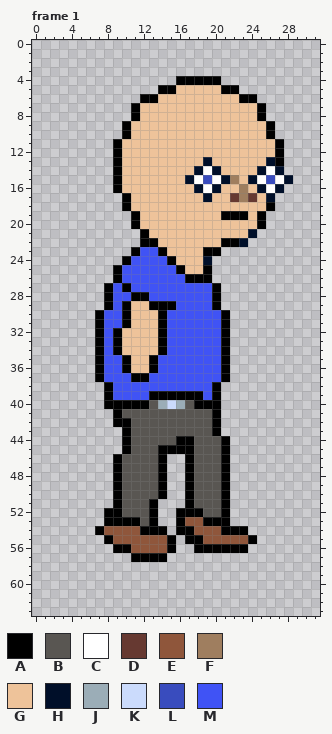
Two versions of one pixel-art file, Corona Game Art/human_asprite.aseprite. Above, as it was before the edit.
32x64 pixels, 2 frames. Shown: frame 1. The commit also changed other frames, which this record leaves out.
Visible layers, top first: "right arm", "legs", "body", "Face", "head".
Palette (. is transparent): A #000000  B #595652  C #ffffff  D #663931  E #8f563b  F #9f7e5f  G #eec39a  H #000f29  J #9badb7  K #cbdbfc  L #394cbe  M #4053f5
Pixels before, frame 1, first column x 7:
 4 .........AAAAA........
 5 .......AAGGGGGAA......
 6 .....AAGGGGGGGGGAA....
 7 ....AGGGGGGGGGGGGGA...
 8 ....AGGGGGGGGGGGGGA...
 9 ...AGGGGGGGGGGGGGGGA..
10 ...AGGGGGGGGGGGGGGGA..
11 ..AGGGGGGGGGGGGGGGGGA.
12 ..AGGGGGGGGGGGGGGGGGA.
13 ..AGGGGGGGGGHGGGGGGHA.
14 ..AGGGGGGGGHCHGGGGHCH.
15 ..AGGGGGGGHCLCHFGHCLCH
16 ..AGGGGGGGGHCHGGFGHCH.
17 ...AGGGGGGGGHGGDFDGH..
18 ...AGGGGGGGGGGGGGGGA..
19 ....AGGGGGGGGGAAAGA...
20 ....AGGGGGGGGGGGGGA...
21 .....AGGGGGGGGGGGH....
22 .....AAGGGGGGGAAH.....
23 ....AMMAGGGGAA........
24 ...AMMMMAGGGH.........
25 ..AMMMMMMAGGA.........
26 ..AMMMMMMMAAA.........
27 .AMAMMMMMMMMMA........
28 .AMMAAMMMMMMMA........
29 .AMAGGAAAMMMMA........
30 AMMAGGGAMMMMMMA.......
31 AMMAGGGAMMMMMMA.......
32 AMAGGGGAMMMMMMA.......
33 AMAGGGGAMMMMMMA.......
34 AMAGGGGAMMMMMMA.......
35 AMMAGGAMMMMMMMA.......
36 AMMAGGAMMMMMMMA.......
37 AMMMAAMMMMMMMMA.......
38 .AMMMMMMMMMMMA........
39 .AMMMMAAAAAAMA........
40 .AAAAABJKJBAAA........
41 ..ABBBBBBBBBBA........
42 ..AABBBBBBBBBA........
43 ...ABBBBBBBBBA........
44 ...ABBBBBAABBBA.......
45 ...ABBBAAAABBBA.......
46 ..ABBBBA..ABBBA.......
47 ..ABBBBA..ABBBA.......
48 ..ABBBBA..ABBBA.......
49 ..ABBBBA..ABBBA.......
50 ..ABBBBA..ABBBA.......
51 ..ABBBA...ABBBA.......
52 .AABBBA..AAABBA.......
53 .AAAABA..AEEAAA.......
54 AEEEEAAA.AAEEEAAA.....
55 .AEEEEEEA.AAEEEEEA....
56 ..AAEEEEA..AAAAAA.....
57 ....AAAA..............
After:
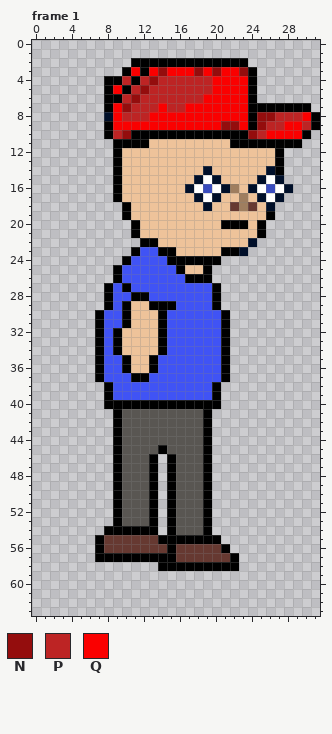
Colours new in this view: N #940d0d  P #bd2424  Q #fa0000
Changes in this commit:
layer "Left Leg" added
layer "Right Leg" added
layer "Red Hat" now shown
layer "legs" removed
Frame 1:
y 2: x 11..23 ............. -> AAAAAAAAAAAAA
y 3: x 10..24 ............... -> AQAQNQQQNQNQQNA
y 4: x 8..24 ........AAAAA.... -> AAPAPNPPPPPPQQQQA
y 5: x 8..24 ......AAGGGGGAA.. -> AQAPNPPPPPPPQQQQA
y 6: x 8..23 ....AAGGGGGGGGGA -> AAPNPPPPPPPQQQQQ
y 7: x 8..24 ...AGGGGGGGGGGGGG -> AQNPPPQPPQQQQQQQA; x 26..30 ..... -> AAAAA
y 8: x 8..31 ...AGGGGGGGGGGGGGA...... -> HQPPPQQQQQQQQQQQANNPPPQA
y 9: x 8..31 ..AGGGGGGGGGGGGGGGA..... -> AQQQQQQQQQQQQNNQANPPQQPA
y 10: x 8..30 ..AGGGGGGGGGGGGGGGA.... -> APNAAAAAAAAAAAAANPQQQQA
y 11: x 10..12 GGG -> AAA; x 22..26 GGGGG -> AAAAA; x 28..29 .. -> AA
y 13: x 19 H -> G; x 26 H -> G
y 14: x 18..20 HCH -> GHG; x 25..27 HCH -> GHA
y 15: x 17..22 HCLCHF -> GHCHGG; x 24..28 HCLCH -> GHCH.
y 16: x 17..28 GHCHGGFGHCH. -> HCLCHFGHCLCH
y 17: x 9..10 .A -> AG; x 18..20 GHG -> HCH; x 22 D -> G; x 24..27 DGH. -> GHCH
y 18: x 19 G -> H; x 22..24 GGG -> DFD; x 26 A -> H
y 19: x 10..11 .A -> AG; x 21..23 AAA -> GGG; x 25..26 A. -> GA
y 20: x 21..23 GGG -> AAA
y 21: x 11..12 .A -> AG; x 24..25 H. -> GA
y 22: x 21..24 AAH. -> GGGH
y 23: x 15 G -> A; x 19..23 AA... -> GGAAH
y 24: x 16..20 GGGH. -> AAAAA
y 39: x 13..18 AAAAAA -> MMMMMM
y 40: x 13..17 BJKJB -> AAAAA
y 41: x 19..20 BA -> A.
y 42: x 10 A -> B; x 19..20 BA -> A.
y 43: x 9..10 .A -> AB; x 19..20 BA -> A.
y 44: x 9..10 .A -> AB; x 16..17 AA -> BB; x 19..21 BBA -> A..
y 45: x 9..10 .A -> AB; x 15..17 AAA -> BBB; x 19..21 BBA -> A..
y 46..50: x 13..17 BA..A -> A.ABB; x 19..21 BBA -> A..
y 51: x 15..17 ..A -> ABB; x 19..21 BBA -> A..
y 52: x 8 A -> .; x 15..21 .AAABBA -> ABBBA..
y 53: x 8 A -> .; x 10..11 AA -> BB; x 15..18 .AEE -> ABBB; x 20..21 AA -> ..
y 54: x 7..11 AEEEE -> .AAAA; x 14..23 A.AAEEEAAA -> .ABBBA....
y 55: x 7..14 .AEEEEEE -> ADDDDDDA; x 16 . -> A; x 19..24 EEEEEA -> AA....
y 56: x 7..14 ..AAEEEE -> ADDDDDDD; x 16..20 ..AAA -> DDDDD; x 22..23 AA -> ..
y 57: x 7..10 .... -> AAAA; x 15..22 ........ -> ADDDDDDA
y 58: x 14..22 ......... -> AAAAAAAAA
Changed places in both pictures, as pixel boxes (x1, y1, x2, y2):
changed: (104, 58, 320, 265)
changed: (95, 391, 257, 571)
